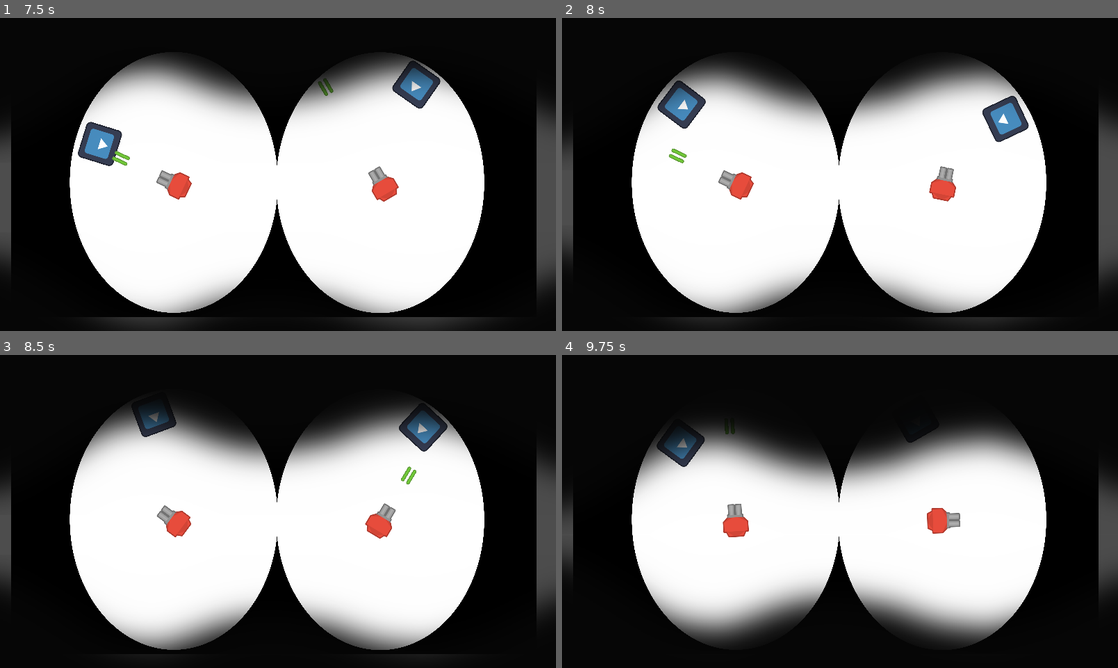
Above: before the commit, frames 1-4 (two rows, left to right).
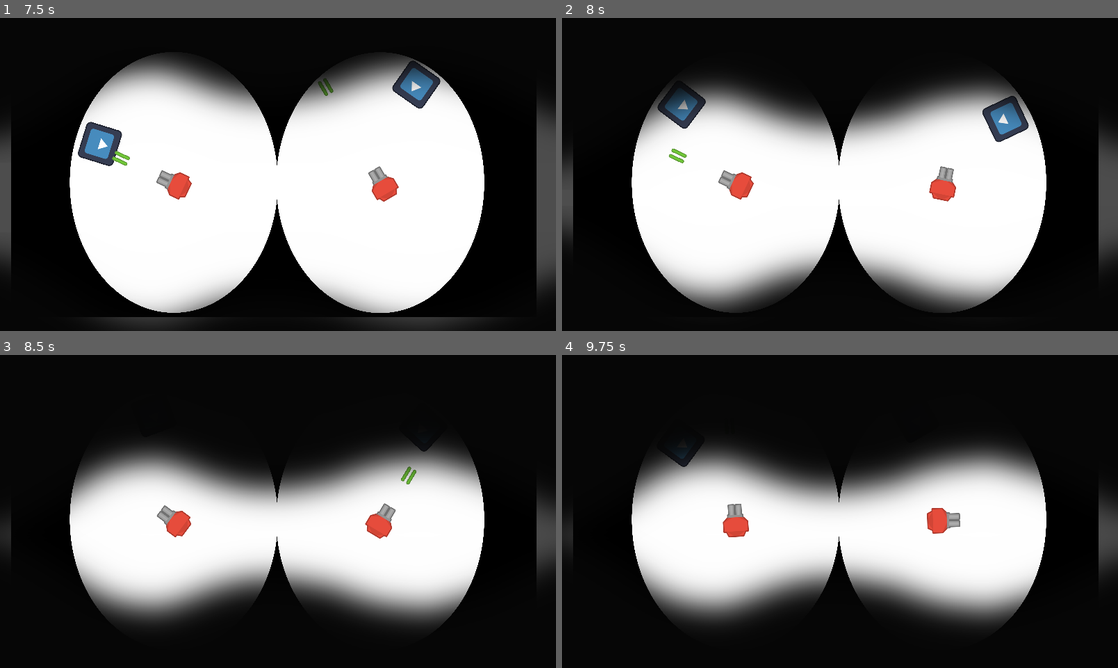
Above: after the commit, the same moments.

Repository: jynus/mermelada-jam-2023
Game: Godot game, scene res://Minijuego2/mundo.tscn
Two runs of this game, one before a commit and one after it. Both use one fixed random seed, a clock stepped at 60 frames per second and the inputs below. The engine's default icon, where the game draws it, is replaced by a stand-in: a white triangle on a blue panel in a dark square.
Inputs (mouse positions are in pixels of both pictures, inside the frame that each line leads up to):
- Up to frame 1 (7.5 s): move the mouse to (400, 158) at 0.52 s; press the mouse at (400, 158) at 0.53 s; move the mouse to (166, 190) at 1.27 s; release the mouse at (166, 190) at 1.28 s; click (166, 190) at 1.35 s; move the mouse to (333, 105) at 2.02 s; press the mouse at (333, 105) at 2.03 s; move the mouse to (250, 237) at 2.77 s; release the mouse at (250, 237) at 2.78 s; click (250, 237) at 2.85 s; move the mouse to (444, 221) at 3.52 s; press the mouse at (444, 221) at 3.53 s; move the mouse to (111, 127) at 4.27 s; release the mouse at (111, 127) at 4.28 s; click (111, 127) at 4.35 s; move the mouse to (305, 174) at 5.02 s; press the mouse at (305, 174) at 5.03 s; move the mouse to (194, 96) at 5.77 s; release the mouse at (194, 96) at 5.78 s; click (194, 96) at 5.85 s; move the mouse to (400, 158) at 6.52 s; press the mouse at (400, 158) at 6.53 s; move the mouse to (166, 190) at 7.27 s; release the mouse at (166, 190) at 7.28 s; click (166, 190) at 7.35 s
- Up to frame 2 (8 s): no input
- Up to frame 3 (8.5 s): move the mouse to (333, 442) at 8.02 s; press the mouse at (333, 442) at 8.03 s
- Up to frame 4 (9.75 s): move the mouse to (812, 574) at 8.77 s; release the mouse at (812, 574) at 8.78 s; click (812, 574) at 8.85 s; move the mouse to (1006, 558) at 9.52 s; press the mouse at (1006, 558) at 9.53 s

Frame 1 is identical in both runs. In frame 2, 17% of the frame differs, in the area x 0-100%, y 13-97%; in frame 3, 29%, in the area x 0-100%, y 15-95%; in frame 4, 24%.

Commit message:
reconectando señales

Diff:
--- a/godot_project/Minijuego2/mundo.tscn
+++ b/godot_project/Minijuego2/mundo.tscn
@@ -35,3 +35,6 @@
 
 [node name="eyelids" parent="." instance=ExtResource("5_xmtme")]
 z_index = 1
+
+[connection signal="player_hit" from="Player1" to="." method="_on_player_player_hit"]
+[connection signal="player_hit" from="Player2" to="." method="_on_player_player_hit"]
